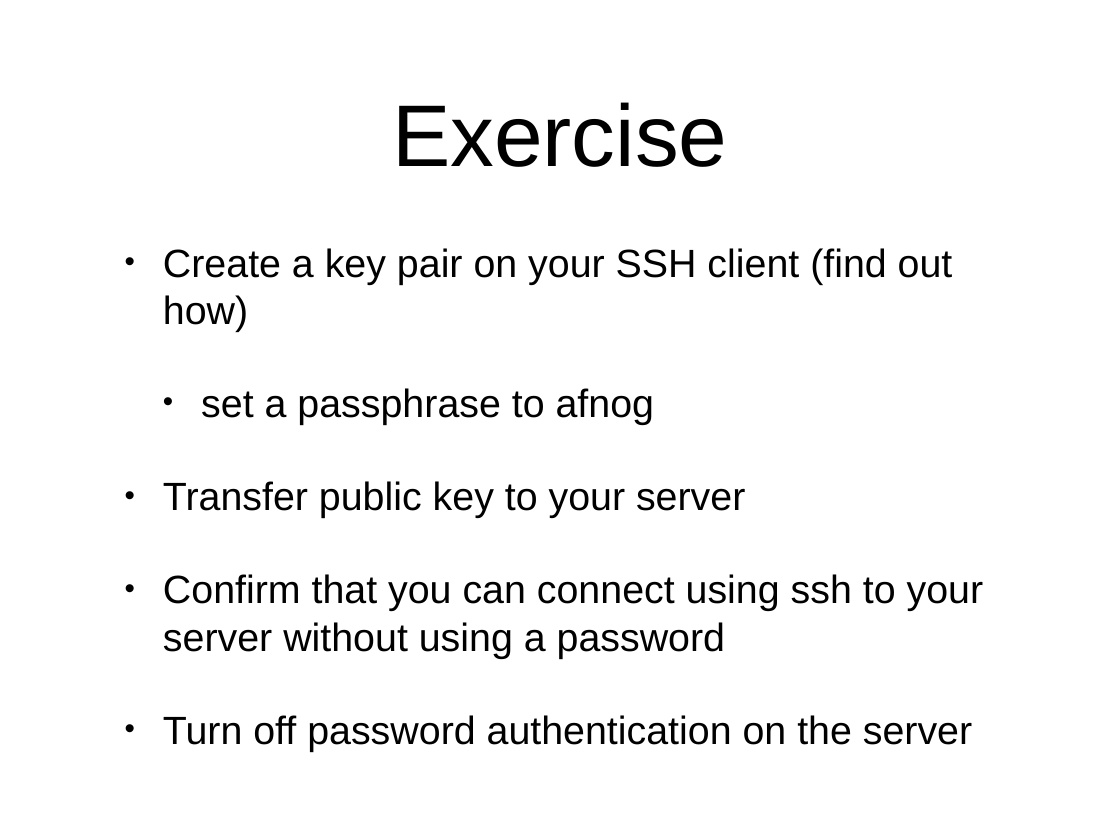
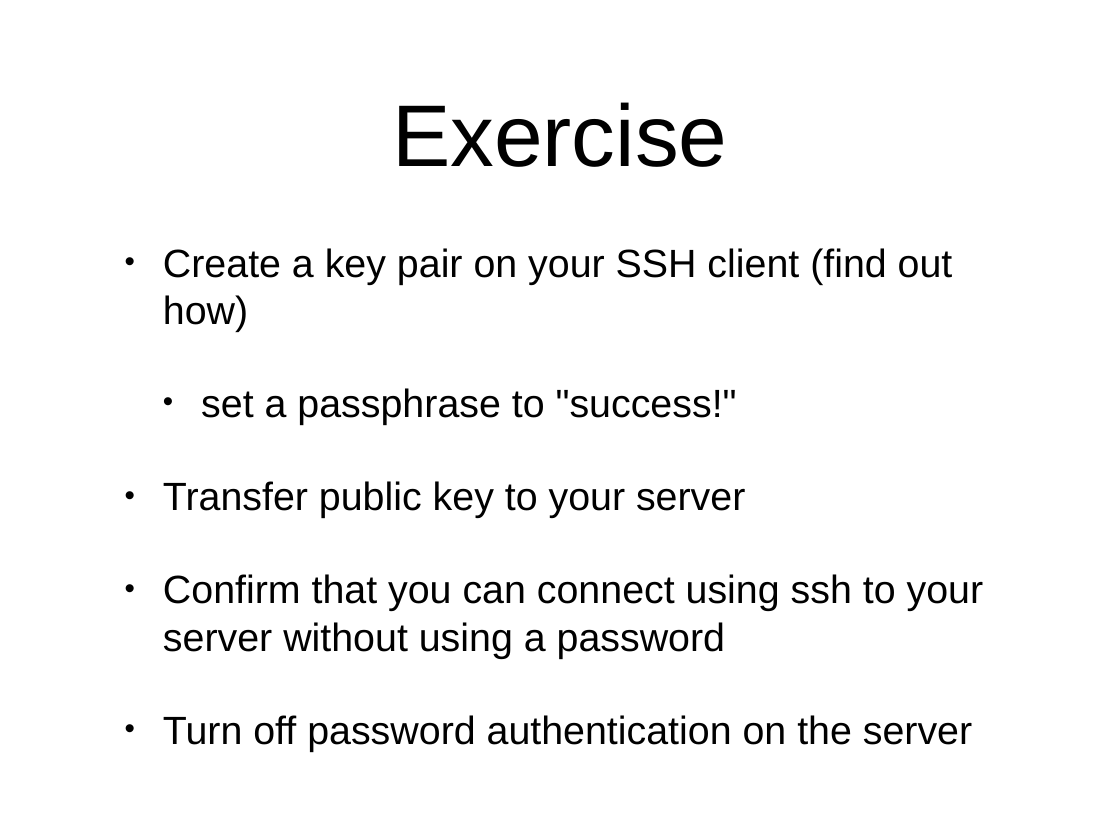
Before and after one commit to afnog/afnog.github.io, a slide deck: slide 9 of sse/pgp/pgp-presentation1.pptx. Drawn at 1120x840 pixels with LibreOffice and Linux fonts; fonts in the diff are those of the drawing. Boxes give left, top, right and bottom in pixels: in the first picture for what was removed or moved away, otherwise in the second. Text is boxed around its words. In the diff, an @@ line names an element or a change of style, - is before the commit and + after.

```diff
--- a/sse/pgp/pgp-presentation1.pptx
+++ b/sse/pgp/pgp-presentation1.pptx
@@ text at (201,388,737,425): text changed @@
-    • set a passphrase to afnog
+    • set a passphrase to "success!"
```
Also in this commit, not shown: 30 other files.
